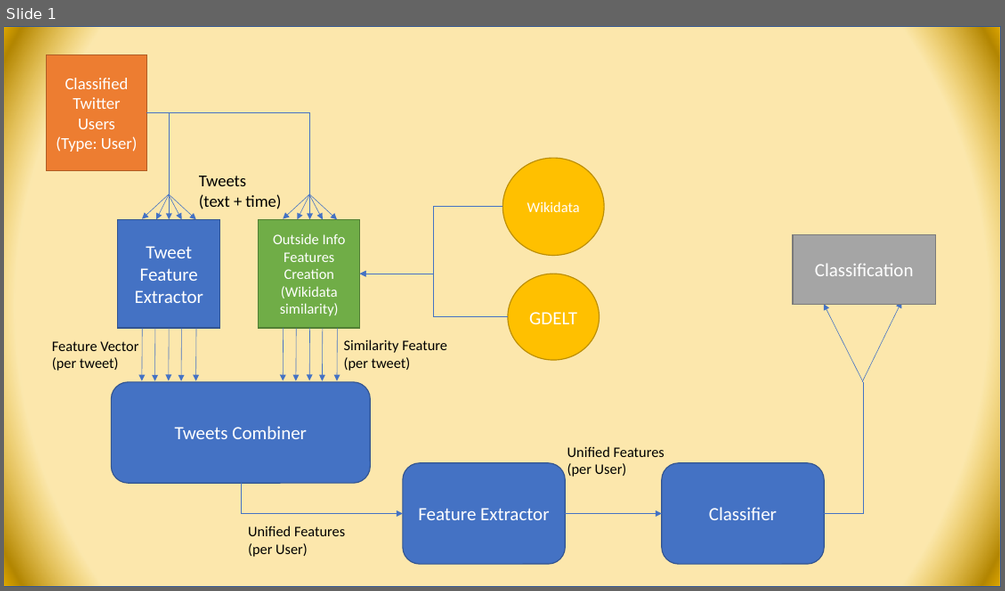
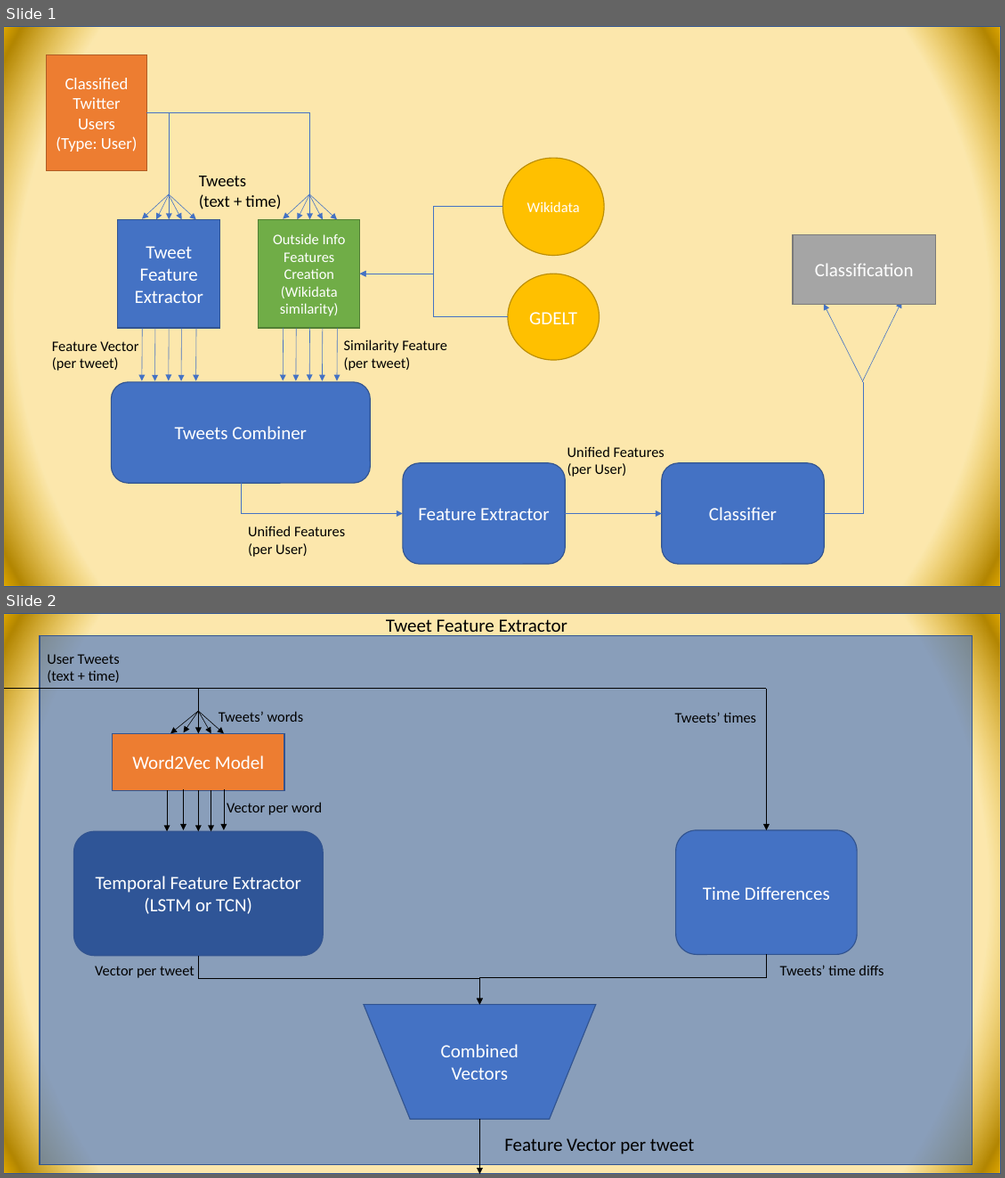
Before and after one commit to Snover98/BotDetectionDT, a slide deck: מסמכים לפרוייקט/Model Pictures.pptx. Shown one above the other, each under a label of ours: slide 1 before the commit, slides 1 and 2 after it. The pictures are 1005x591 and 1005x1178 pixels, drawn with LibreOffice and Linux fonts; fonts in the diff are those of the drawing. Boxes give left, top, right and bottom in pixels: in the first picture for what was removed or moved away, otherwise in the second. Text is boxed around its words. In the diff, an @@ line names an element or a change of style, - is before the commit and + after.

```diff
--- a/מסמכים לפרוייקט/Model Pictures.pptx
+++ b/מסמכים לפרוייקט/Model Pictures.pptx
@@ slide 2 added at [4, 613, 1001, 1174], background #FFFFFF @@
@@ rectangle added at [4, 613, 1001, 1174], fill gradient #F5B800 to #B28600 to #E3AB00 to #BF9000, outline #325491 1 pt @@
@@ rectangle added at [40, 635, 972, 1164], fill #4472C4 at 62% opacity, outline #325491 1 pt @@
@@ text added at [386, 619, 567, 637], 18 pt, text #000000 @@
+Tweet Feature Extractor
@@ text added at [47, 654, 120, 682], 14 pt, text #000000 @@
+User Tweets
+(text + time)
@@ line added from (4, 689) to (767, 689), #000000 0.5 pt @@
@@ arrow added from (198, 689) to (198, 733), #000000 0.5 pt @@
@@ arrow added from (767, 689) to (767, 830), #000000 0.5 pt @@
@@ arrow added from (198, 711) to (170, 733), #000000 0.5 pt @@
@@ arrow added from (198, 711) to (184, 732), #000000 0.5 pt @@
@@ arrow added from (198, 711) to (211, 733), #000000 0.5 pt @@
@@ arrow added from (198, 711) to (224, 733), #000000 0.5 pt @@
@@ text added at [218, 711, 304, 722], 14 pt, text #000000 @@
+Tweets’ words
@@ text added at [675, 712, 756, 722], 14 pt, text #000000 @@
+Tweets’ times
@@ rectangle added at [113, 733, 284, 790], fill #ED7D31, outline #325491 1 pt, 18 pt, text #FFFFFF @@
+Word2Vec Model
@@ arrow added from (167, 790) to (167, 831), #000000 0.5 pt @@
@@ arrow added from (184, 789) to (184, 830), #000000 0.5 pt @@
@@ arrow added from (198, 790) to (198, 831), #000000 0.5 pt @@
@@ arrow added from (211, 790) to (211, 831), #000000 0.5 pt @@
@@ arrow added from (224, 789) to (224, 830), #000000 0.5 pt @@
@@ text added at [226, 802, 322, 815], 14 pt, text #000000 @@
+Vector per word
@@ rounded rectangle added at [73, 831, 323, 956], fill #2F5597, outline #325491 1 pt, 18 pt, text #FFFFFF @@
+Temporal Feature Extractor
+(LSTM or TCN)
@@ rounded rectangle added at [676, 830, 857, 954], fill #4472C4, outline #325491 1 pt, 18 pt, text #FFFFFF @@
+Time Differences
@@ elbow arrow added from (198, 956) to (479, 1004), #000000 0.5 pt @@
@@ elbow arrow added from (767, 954) to (479, 1004), #000000 0.5 pt @@
@@ text added at [95, 965, 194, 978], 14 pt, text #000000 @@
+Vector per tweet
@@ text added at [780, 965, 883, 975], 14 pt, text #000000 @@
+Tweets’ time diffs
@@ flow chart manual operation added at [364, 1004, 596, 1119], fill #4472C4, outline #325491 1 pt, 18 pt, text #FFFFFF @@
+Combined Vectors
@@ arrow added from (479, 1119) to (479, 1174), #000000 0.5 pt @@
@@ text added at [504, 1138, 695, 1154], 18 pt, text #000000 @@
+Feature Vector per tweet
```
Also in this commit, not shown: 1 slide removed, 1 other file.
